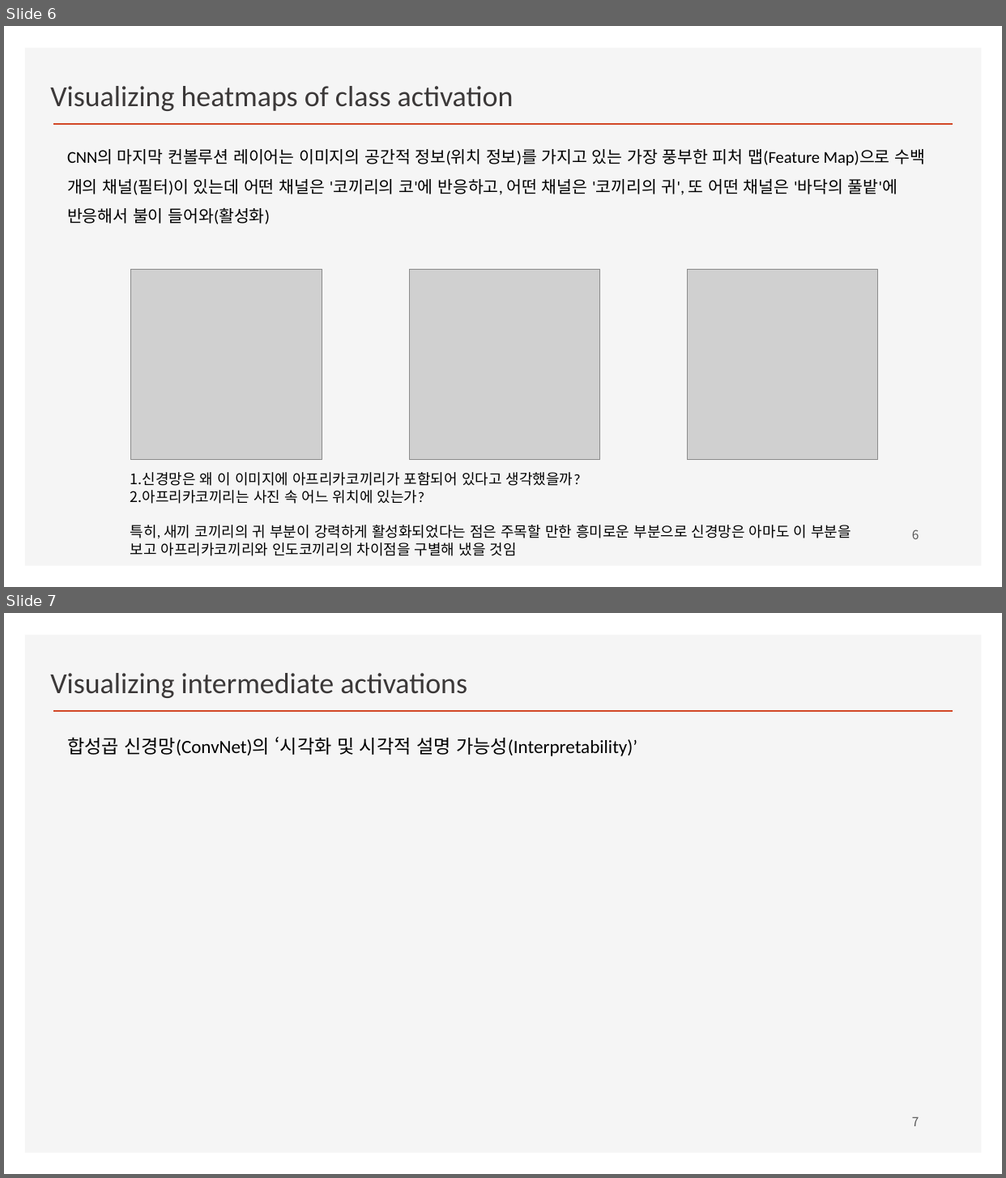
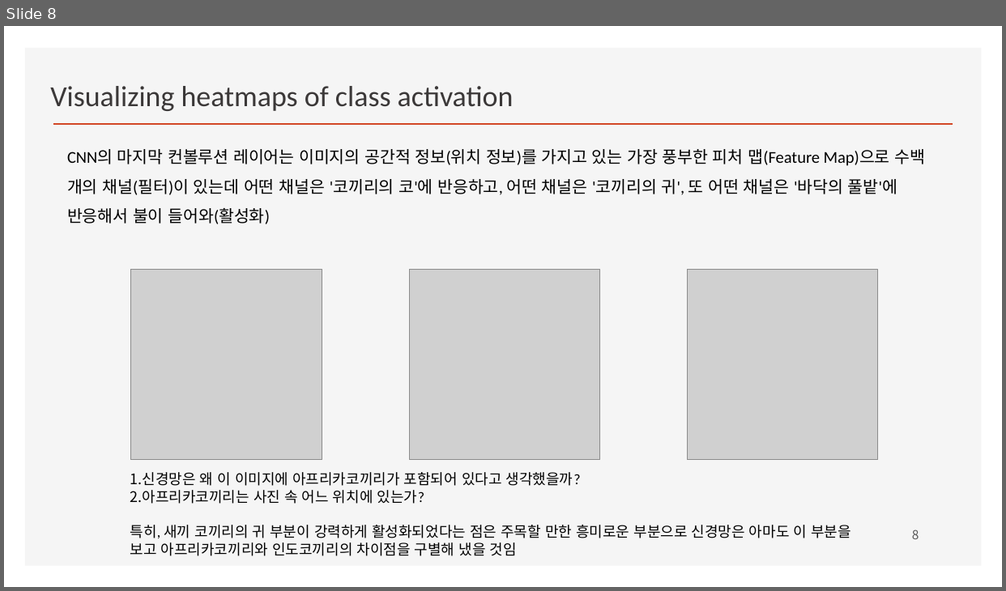
Before and after one commit to ancestor9/2026_Fall_Deep-Learning-with-Python, a slide deck: Chapter 10 Interpreting what ConvNets learn.pptx. Shown one above the other, each under a label of ours: slides 6 and 7 before the commit, slide 8 after it. The pictures are 1006x1178 and 1006x591 pixels, drawn with LibreOffice and Linux fonts; fonts in the diff are those of the drawing; grey boxes stand for pictures; background and template pictures are left out. Boxes give left, top, right and bottom in pixels: in the first picture for what was removed or moved away, otherwise in the second. Text is boxed around its words. In the diff, an @@ line names an element or a change of style, - is before the commit and + after.

```diff
--- a/Chapter 10 Interpreting what ConvNets learn.pptx
+++ b/Chapter 10 Interpreting what ConvNets learn.pptx
@@ slide 7 removed at [4,613,1002,1174], background #FFFFFF; not listed: 2 template elements that a slide beside it also shows @@
@@ text removed at [50,673,467,698] @@
-Visualizing intermediate activations
@@ text removed at [67,737,637,756] @@
-합성곱 신경망(ConvNet)의 ‘시각화 및 시각적 설명 가능성(Interpretability)’
@@ page number removed at [912,1117,919,1127] @@
-7
@@ what was slide 6 is now slide 8 @@
```
Also in this commit, not shown: 2 slides added, 2 other slides removed.
